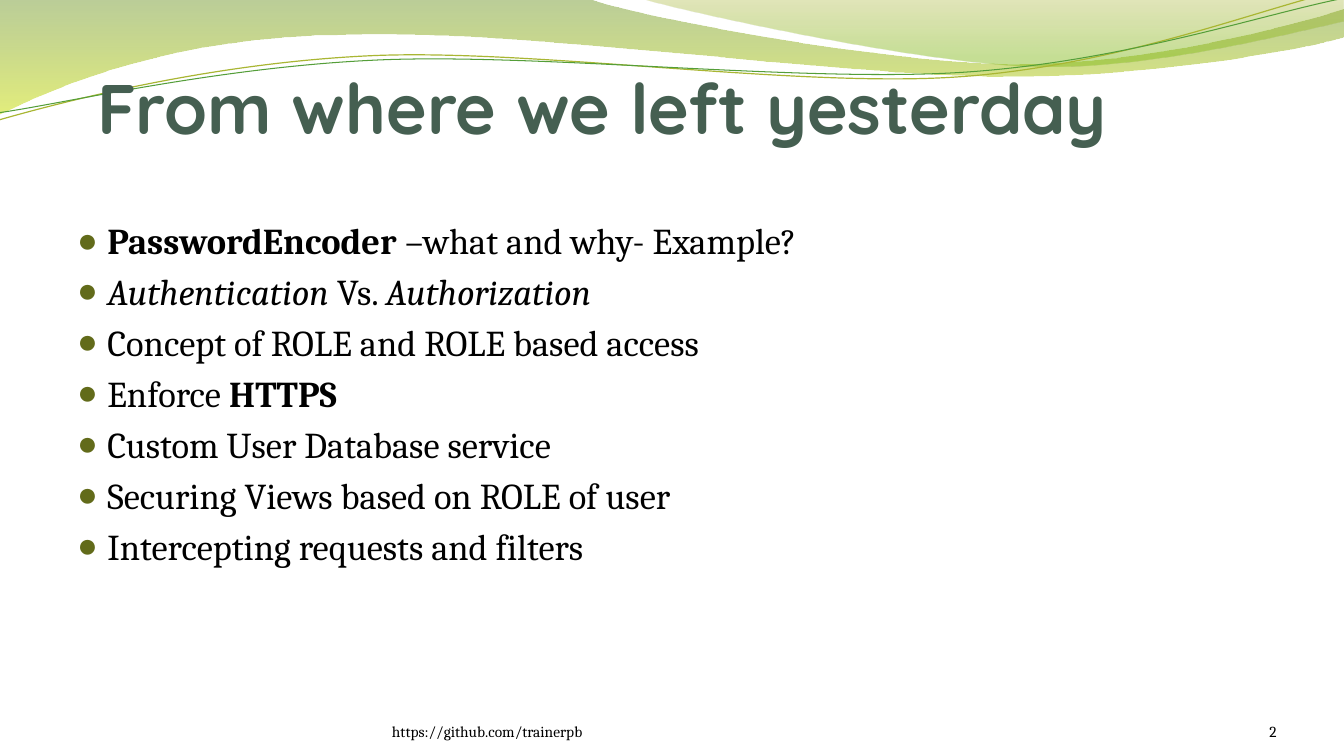
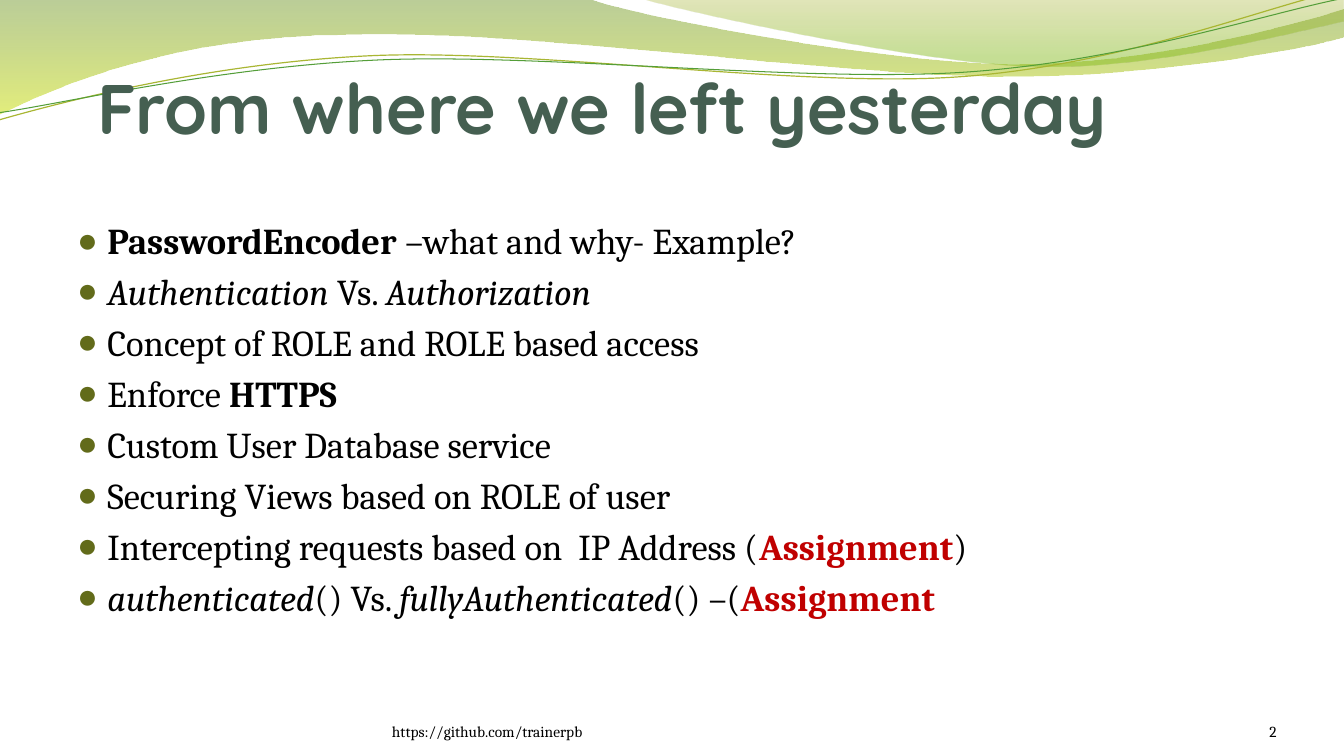
Before and after one commit to trainerpb/training, a slide deck: slide 2 of Spring Security-MVC-2.pptx. Drawn at 1344x756 pixels with LibreOffice and Linux fonts; fonts in the diff are those of the drawing; background and template pictures are left out. Boxes give left, top, right and bottom in pixels: in the first picture for what was removed or moved away, otherwise in the second. Text is boxed around its words. In the diff, an @@ line names an element or a change of style, - is before the commit and + after.

```diff
--- a/Spring Security-MVC-2.pptx
+++ b/Spring Security-MVC-2.pptx
@@ text at <box>107,534,967,619</box>: text changed @@
-● Intercepting requests and filters
+● Intercepting requests based on IP Address (Assignment)
+● authenticated() Vs. fullyAuthenticated() –(Assignment
```
Also in this commit, not shown: 1 other slide changed, 2 slides added.
